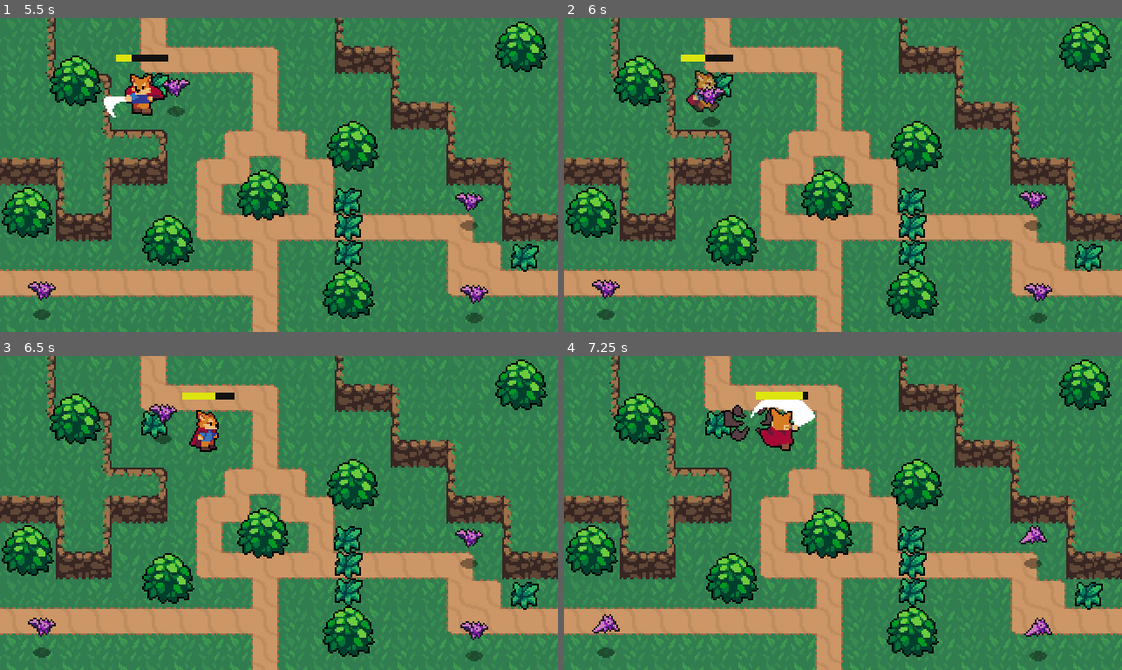
Above: before the commit, frames 1-4 (two rows, left to right).
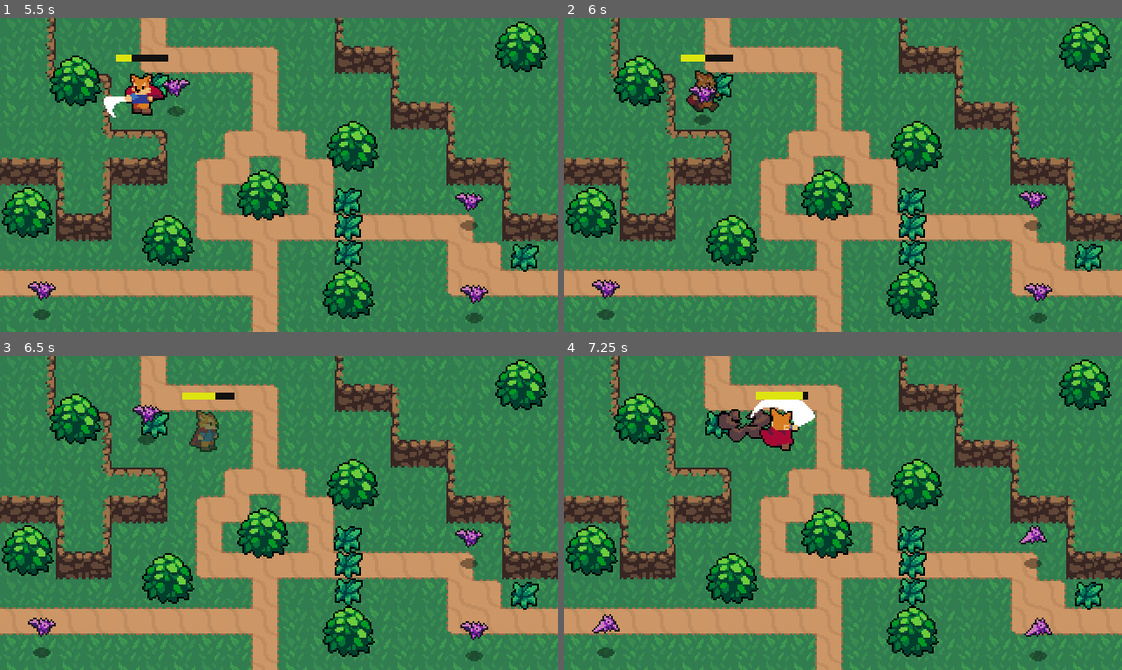
Above: after the commit, the same moments.

Repository: j-rodriguez99/Godot_ActionRPG
Game: Godot game, scene res://World.tscn
Two runs of this game, one before a commit and one after it. Both use one fixed random seed, a clock stepped at 60 frames per second and the inputs below.
Inputs:
- Up to frame 1 (5.5 s): tap Enter (ui_accept) at 0.5, 0.77, 1.52, 3.02, 3.77, 4.52 s; hold D (Right) 0.53-1.28 s; hold F (Attack) 0.53-1.28 s; hold S (Down) 1.28-2.03 s; tap F (Attack) at 1.35, 2.85, 4.35 s; hold D (Right) 2.03-2.78 s; hold F (Attack) 2.03-2.78 s; hold W (Up) 2.78-3.53 s; hold F (Attack) 3.53-4.28 s; hold A (Left) 3.53-5.03 s; hold S (Down) from 5.03 s (still down); hold F (Attack) from 5.03 s (still down)
- Up to frame 2 (6 s): release S (Down) at 5.78 s; release F (Attack) at 5.78 s; hold D (Right) from 5.78 s (still down); tap F (Attack) at 5.85 s
- Up to frame 3 (6.5 s): keep holding D (Right); tap Enter (ui_accept) at 6.02 s
- Up to frame 4 (7.25 s): release D (Right) at 6.53 s; hold W (Up) from 6.53 s (still down); hold F (Attack) from 6.53 s (still down); tap Enter (ui_accept) at 6.77 s

Frame 1 is identical in both runs. In frame 2, 0.5% of the frame differs, in the area x 22-29%, y 17-35%; in frame 3, 0.9%, in the area x 23-40%, y 15-31%; in frame 4, 0.6%.

Commit message:
merged two animation tracks into one for player take damage effect

Diff:
--- a/Bat.gd
+++ b/Bat.gd
@@ -73,7 +73,7 @@
 
 func _on_Hitbox_area_entered(_area):
 	detect_player_zone.set_deferred("disabled", true)
-	deceleration = 500
+	deceleration = 250
 	var timer = Timer.new()
 	add_child(timer)
 	timer.connect("timeout", self, "enable_zone")
--- a/Player.gd
+++ b/Player.gd
@@ -106,10 +106,9 @@
 	add_child(timer)
 	timer.connect("timeout", self, "enable_zone")
 	timer.one_shot = true
-	timer.set_wait_time(1.1)
+	timer.set_wait_time(1)
 	timer.start()
 	animation_player_two.play("DamageTaken")
-#	make the player blink effect.
 
 func enable_zone():
 	hurtbox_zone.set_deferred("disabled", false)
--- a/Player/Player.tscn
+++ b/Player/Player.tscn
@@ -629,19 +629,7 @@
 "times": PoolRealArray( 0, 0.1, 0.2, 0.3, 0.4, 0.5, 0.6, 0.7, 0.8, 0.9, 1 ),
 "transitions": PoolRealArray( 1, 1, 1, 1, 1, 1, 1, 1, 1, 1, 1 ),
 "update": 0,
-"values": [ Color( 1, 1, 1, 1 ), Color( 0.866667, 0.764706, 0.764706, 1 ), Color( 0.796078, 0.658824, 0.658824, 1 ), Color( 0.709804, 0.537255, 0.537255, 1 ), Color( 0.615686, 0.407843, 0.407843, 1 ), Color( 0.403922, 0.184314, 0.184314, 1 ), Color( 0.615686, 0.407843, 0.407843, 1 ), Color( 0.709804, 0.537255, 0.537255, 1 ), Color( 0.796078, 0.658824, 0.658824, 1 ), Color( 0.866667, 1, 1, 1 ), Color( 1, 1, 1, 1 ) ]
-}
-tracks/1/type = "value"
-tracks/1/path = NodePath("Sprite:self_modulate")
-tracks/1/interp = 1
-tracks/1/loop_wrap = true
-tracks/1/imported = false
-tracks/1/enabled = true
-tracks/1/keys = {
-"times": PoolRealArray( 0, 0.1, 0.2, 0.3, 0.4, 0.5, 0.6, 0.7, 0.8, 0.9, 1 ),
-"transitions": PoolRealArray( 1, 1, 1, 1, 1, 1, 1, 1, 1, 1, 1 ),
-"update": 0,
-"values": [ Color( 1, 1, 1, 0.392157 ), Color( 1, 1, 1, 1 ), Color( 1, 1, 1, 0.392157 ), Color( 1, 1, 1, 1 ), Color( 1, 1, 1, 0.392157 ), Color( 1, 1, 1, 1 ), Color( 1, 1, 1, 0.392157 ), Color( 1, 1, 1, 1 ), Color( 1, 1, 1, 1 ), Color( 1, 1, 1, 1 ), Color( 1, 1, 1, 1 ) ]
+"values": [ Color( 1, 1, 1, 0.392157 ), Color( 0.866667, 0.764706, 0.764706, 1 ), Color( 0.796078, 0.658824, 0.658824, 0.392157 ), Color( 0.709804, 0.537255, 0.537255, 1 ), Color( 0.615686, 0.407843, 0.407843, 0.392157 ), Color( 0.403922, 0.184314, 0.184314, 1 ), Color( 0.615686, 0.407843, 0.407843, 0.392157 ), Color( 0.709804, 0.537255, 0.537255, 1 ), Color( 0.796078, 0.658824, 0.658824, 0.392157 ), Color( 0.866667, 1, 1, 1 ), Color( 1, 1, 1, 1 ) ]
 }
 
 [node name="Player" type="KinematicBody2D"]
